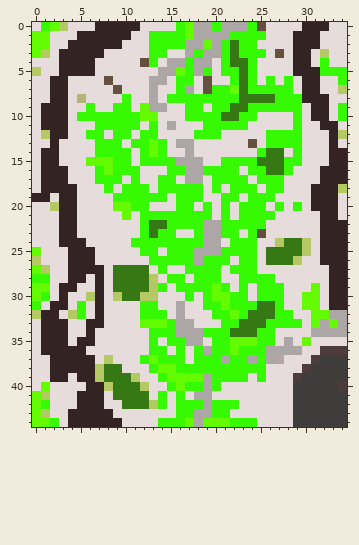
Two states of a pixel-art sprite, ari_gravekeeper_city_path.png. The picture above is the old version.
The file is 35x45 pixels. Colours within 5 levels of each other are drawn and written as one.
The same view after the edit:
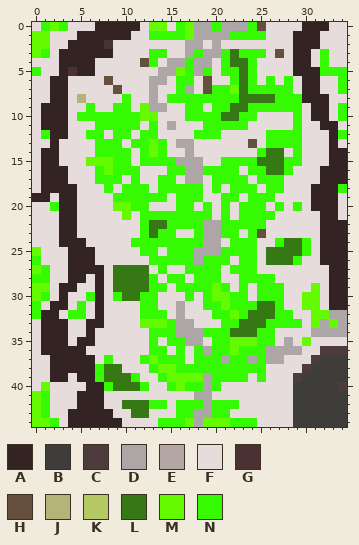
Palette (. is transparent): A #332323  B #3e3d3c  C #4e3c3c  D #aca6a6  E #b5a6a6  F #e6dcdc  G #4b3232  H #64503c  J #b4b478  K #b4c864  L #357814  M #64fa00  N #35fa01
From old to new:
Colour F gives way to colour A in row 3 at x 8.
Colour A gives way to colour F in row 2 at x 9.
Colour L gives way to colour F in row 2 at x 22; in row 41 at x 9 to 12.
Colour M gives way to colour F in row 2 at x 19.
Colour N gives way to colour F in row 2 at x 13 to 16, 21 and 23 to 24; in row 41 at x 14 and 16.
Colour A gives way to colour G in row 2 at x 8; in row 5 at x 4.
Colour F gives way to colour L in row 43 at x 11 to 12.
Colour F gives way to colour M in row 0 at x 13 to 14.
Colour K gives way to colour N in row 0 at x 3; in row 3 at x 1 and 32; in row 5 at x 0; in row 7 at x 34; in row 12 at x 1 and 34; in row 18 at x 34.
Colour K gives way to colour N in row 20 at x 2; in row 24 at x 27 and 30; in row 25 at x 30; in row 26 at x 0 and 29; in row 27 at x 1; in rows 28 to 29 at x 13.
Colour K gives way to colour N in row 30 at x 6, 9 and 12 to 13; in row 32 at x 0 and 4; in row 37 at x 8; in row 38 at x 7; in row 39 at x 7 and 11; in row 40 at x 8 and 12.
Colour K gives way to colour N in row 41 at x 1; in row 42 at x 13; in row 43 at x 1.
